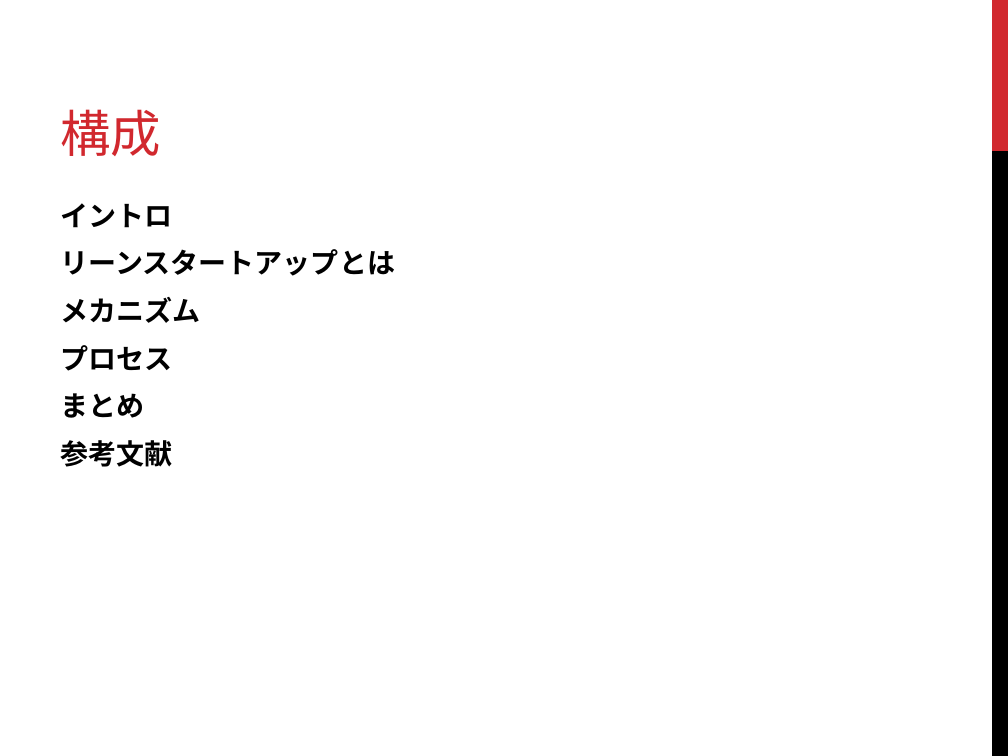
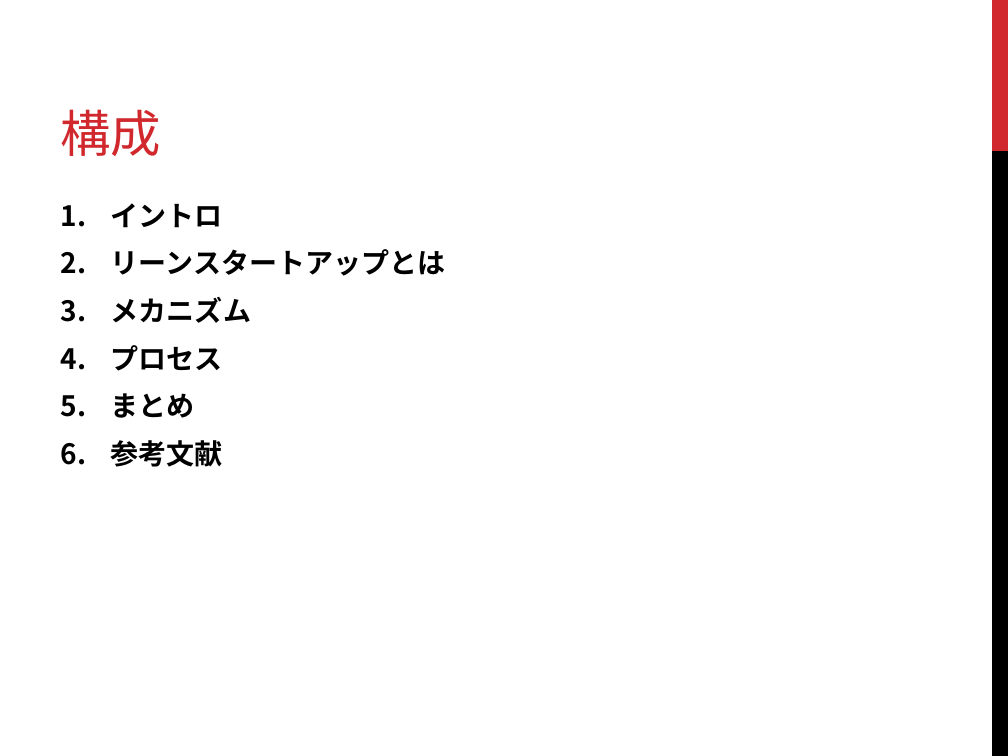
Before and after one commit to k2works/study, a slide deck: slide 3 of ltdd02/LT駆動開発 02 プレゼン.pptx. Drawn at 1008x756 pixels with LibreOffice and Linux fonts; fonts in the diff are those of the drawing. Boxes give left, top, right and bottom in pixels: in the first picture for what was removed or moved away, otherwise in the second. Text is boxed around its words. In the diff, an @@ line names an element or a change of style, - is before the commit and + after.

```diff
--- a/ltdd02/LT駆動開発 02 プレゼン.pptx
+++ b/ltdd02/LT駆動開発 02 プレゼン.pptx
@@ text "イントロ" at [111,203,446,467]: bullet none to 1. @@
```
Also in this commit, not shown: 3 other files.
